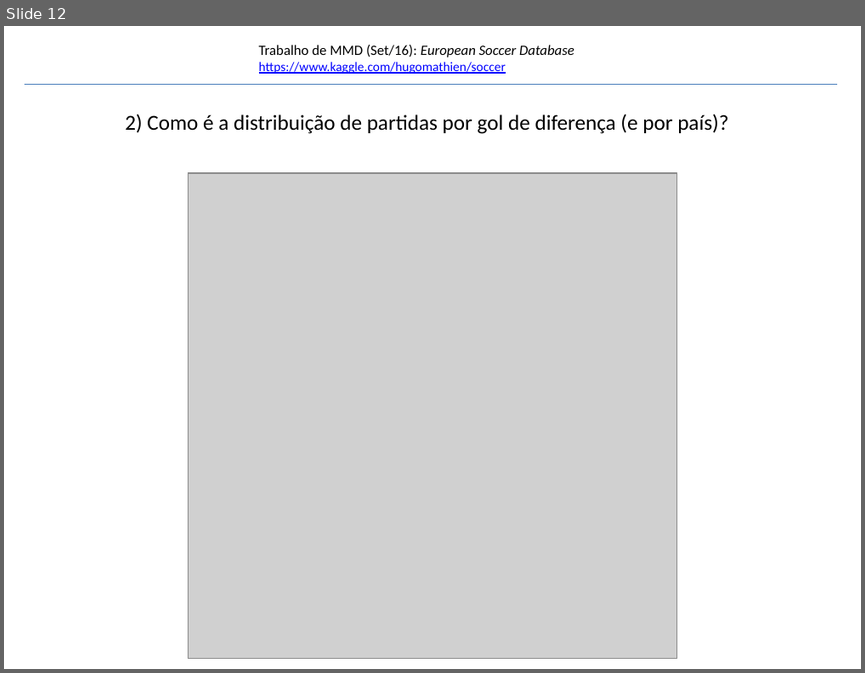
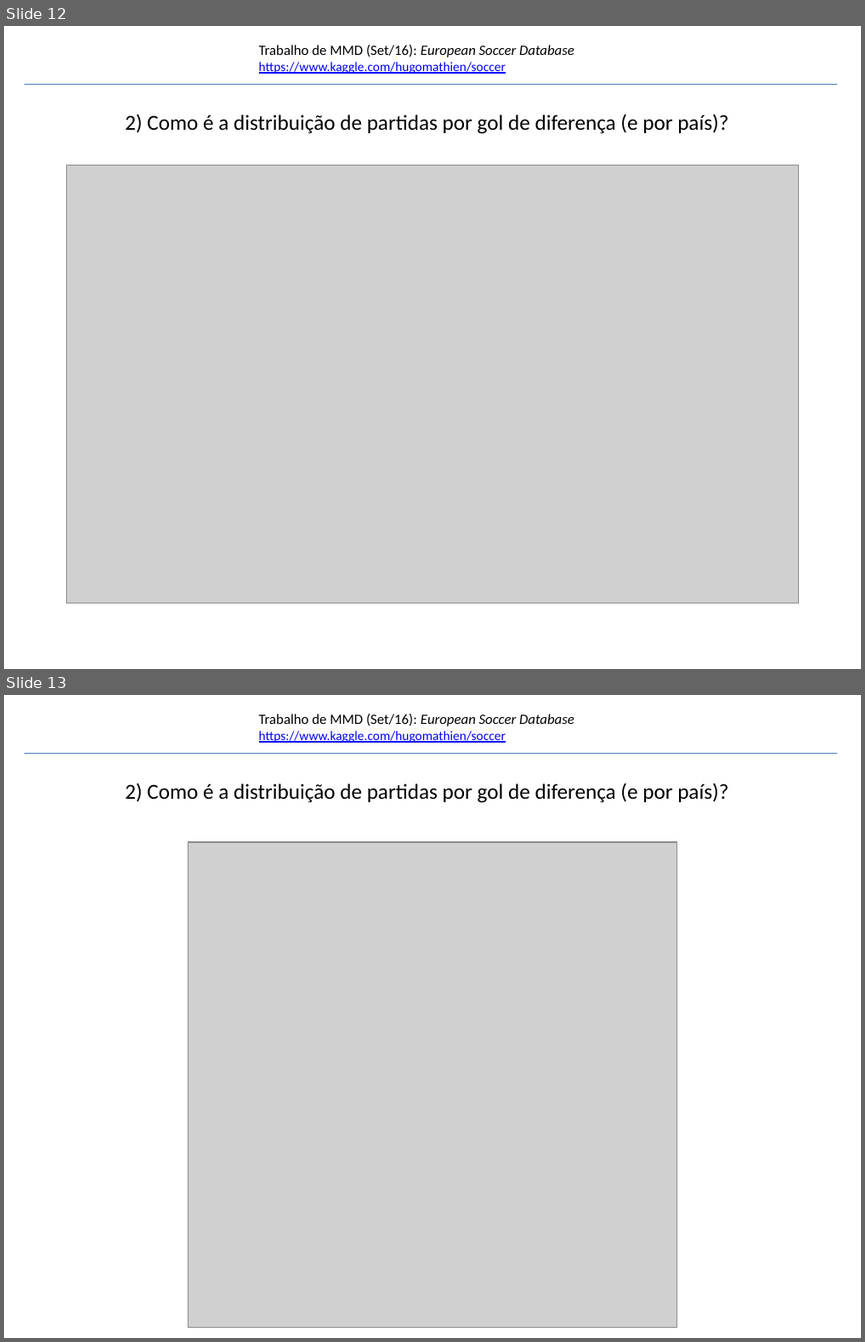
Before and after one commit to errearanhas/disciplina_MMD, a slide deck: trabalho_MMD.pptx. Shown one above the other, each under a label of ours: slide 12 before the commit, slides 12 and 13 after it. The pictures are 865x673 and 865x1342 pixels, drawn with LibreOffice and Linux fonts; fonts in the diff are those of the drawing; grey boxes stand for pictures; background and template pictures are left out. Boxes give left, top, right and bottom in pixels: in the first picture for what was removed or moved away, otherwise in the second. Text is boxed around its words. In the diff, an @@ line names an element or a change of style, - is before the commit and + after.

```diff
--- a/trabalho_MMD.pptx
+++ b/trabalho_MMD.pptx
@@ slide 12 added at (4,26,861,669), background #FFFFFF; not listed: 2 template elements that a slide beside it also shows @@
@@ text added at (125,114,728,134), 18 pt, text #000000 @@
+2) Como é a distribuição de partidas por gol de diferença (e por país)?
@@ picture added at (67,165,799,602) @@
@@ what was slide 12 is now slide 13 @@
```
Also in this commit, not shown: 8 slides changed, 1 other slide added, 1 slide removed.
